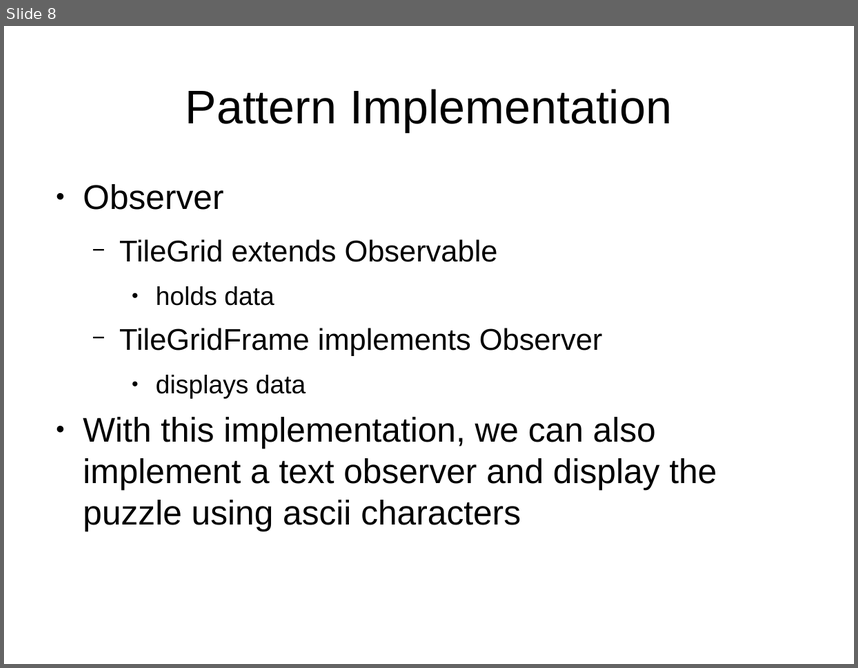
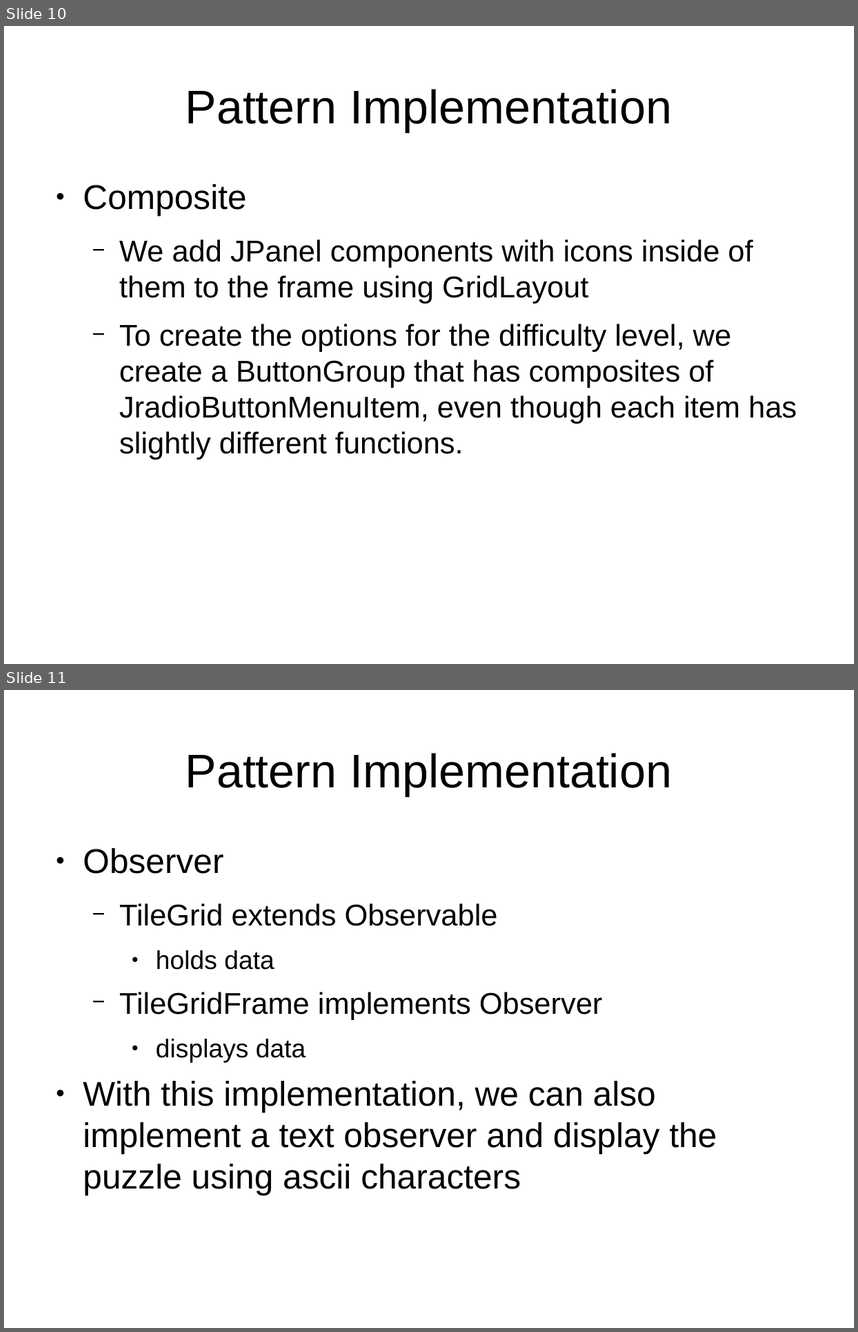
Before and after one commit to StephenKairos/CS151_Projects-HW, a slide deck: Group Project/Presentation.odp. Shown one above the other, each under a label of ours: slide 8 before the commit, slides 10 and 11 after it. The pictures are 858x668 and 858x1332 pixels, drawn with LibreOffice and Linux fonts; fonts in the diff are those of the drawing. Boxes give left, top, right and bottom in pixels: in the first picture for what was removed or moved away, otherwise in the second. Text is boxed around its words. In the diff, an @@ line names an element or a change of style, - is before the commit and + after.

```diff
--- a/Group Project/Presentation.odp
+++ b/Group Project/Presentation.odp
@@ slide 10 added at [4, 26, 854, 664], background #FFFFFF @@
@@ title added at [185, 89, 672, 132], 44 pt, text #000000 @@
+Pattern Implementation
@@ text added at [83, 184, 797, 459], 28 pt, text #000000 @@
+● Composite
+  − We add JPanel components with icons inside of them to the frame using GridLayout
+  − To create the options for the difficulty level, we create a ButtonGroup that has composites of JradioButtonMenuItem, even though each item has slightly different functions.
@@ what was slide 8 is now slide 11 @@
```
Also in this commit, not shown: 2 slides changed, 2 other slides added, 1 other file.
